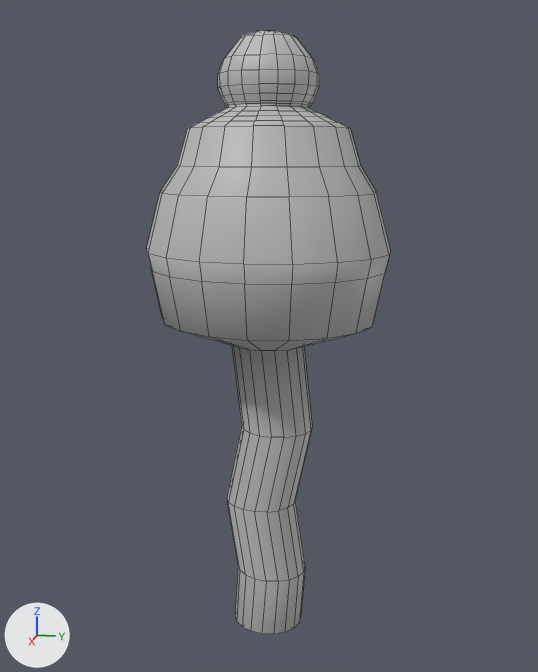
What one commit did to the FBX model Assets/_Game/Visuals/Environment Art/Static Meshes/SM_MediumJunglePlant.fbx.
One viewpoint serves both versions: a camera (50 mm lens) standing at (2.65, -0.41, 1.87) and looking at (-0.16, -0.97, 1.17). The axes (+X, +Y, +Z) are drawn at lower left. The lights are the same throughout. Mesh edges are drawn as thin lines. Where no turn or scale is listed for an object, it has been applied to the vertices.

Names of what the first picture shows: 'MainPlant'.
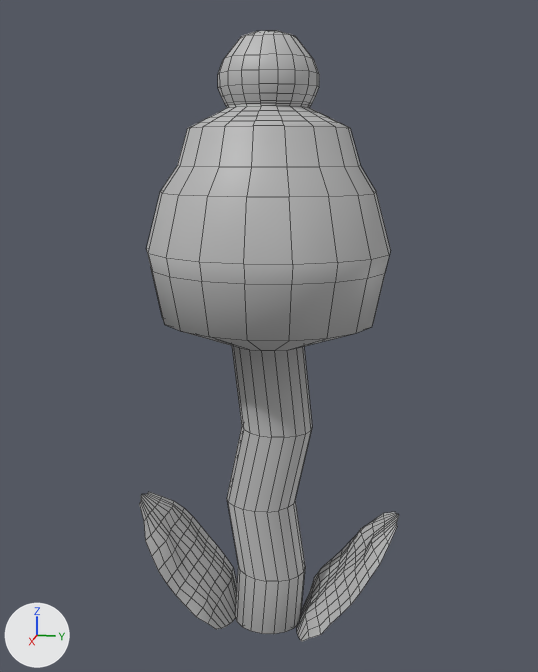
Commit message: Updated Mesh
Updated MediumJunglePlant Mesh

Boxes [x1, y1, x2, y2] around the edits, measured in the pictures (538 x 672 px):
'Leaf1', added: after [139, 492, 237, 630]
'Leaf2', added: after [297, 512, 399, 642]

What the commit changed:
Mesh me_mesh_002 is new.
It has 121 vertices, 100 faces and spans x -0.234..0.24, y -0.193..0.194, z -0.288..0.231.
It uses material mat_lambert1 (grey #bcbcbc).
Mesh me_mesh_001 is new.
It has 121 vertices, 100 faces and spans x -0.233..0.233, y -0.194..0.194, z -0.288..0.231.
It uses material mat_lambert1 (grey #bcbcbc).
Object 'Leaf2' (ob_leaf2) is new; it shows me_mesh_002.
Its location is (0.0, -0.628, 0.284).
Object 'Leaf1' (ob_leaf1) is new; it shows me_mesh_001.
Its location is (0.0, -1.275, 0.284).
